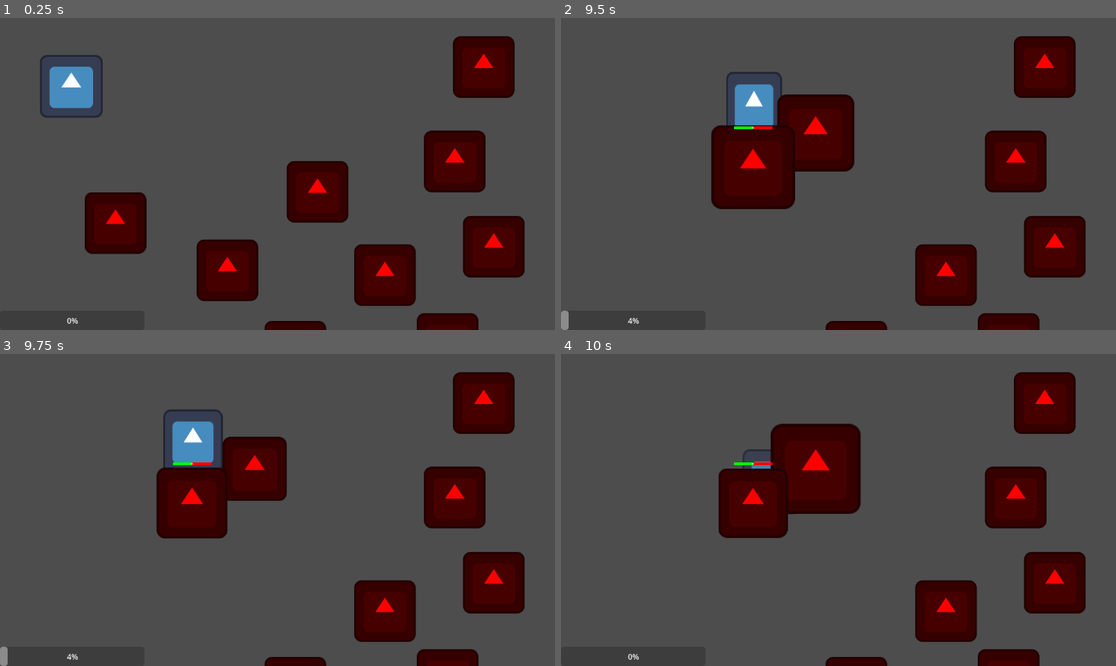
Above: before the commit, frames 1-4 (two rows, left to right).
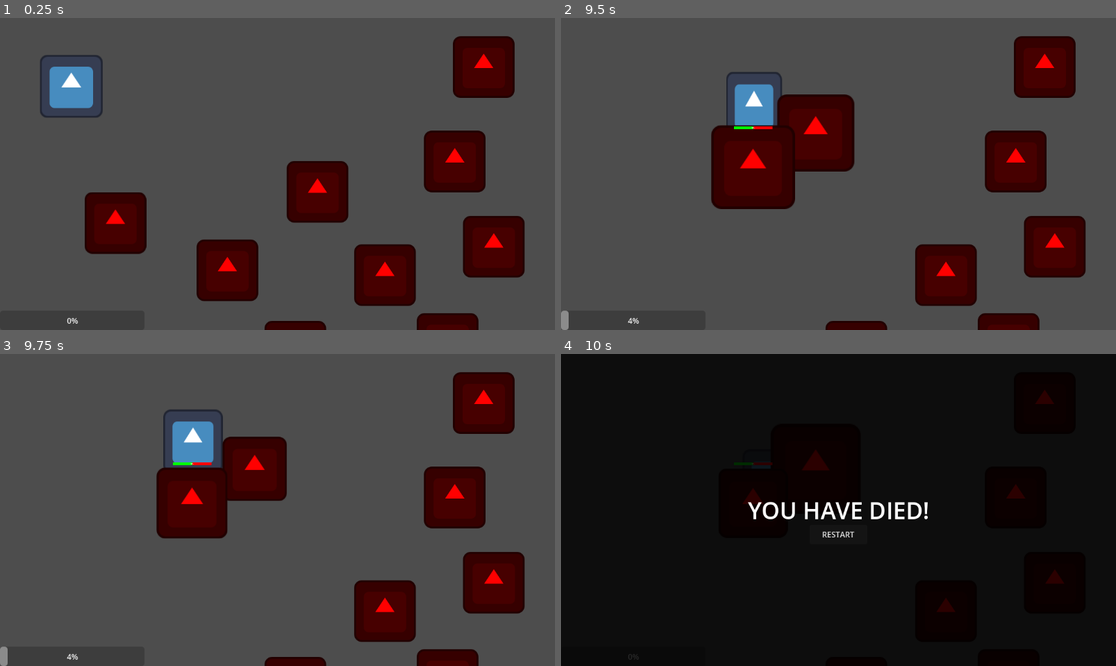
Above: after the commit, the same moments.

Repository: PietPadda/Godot_2D_ARPG
Game: Godot game, scene res://scenes/levels/main.tscn
Same seed, same stepped clock (60 frames per second), same inputs: the game is played once before the commit and once after it. The engine's default icon, where the game draws it, is replaced by a stand-in: a white triangle on a blue panel in a dark square.
Inputs (mouse positions are in pixels of both pictures, inside the frame that each line leads up to):
- Up to frame 1 (0.25 s): no input
- Up to frame 2 (9.5 s): move the mouse to (960, 158) at 0.52 s; hold Space (attack) 0.53-1.28 s; move the mouse to (727, 189) at 1.27 s; click (727, 189) at 1.35 s; move the mouse to (894, 105) at 2.02 s; hold Space (attack) 2.03-2.78 s; move the mouse to (810, 236) at 2.77 s; click (810, 236) at 2.85 s; move the mouse to (1005, 220) at 3.52 s; hold Space (attack) 3.53-4.28 s; move the mouse to (672, 127) at 4.27 s; click (672, 127) at 4.35 s; move the mouse to (866, 174) at 5.02 s; hold Space (attack) 5.03-5.78 s; move the mouse to (755, 96) at 5.77 s; click (755, 96) at 5.85 s; move the mouse to (960, 158) at 6.52 s; hold Space (attack) 6.53-7.28 s; move the mouse to (727, 189) at 7.27 s; click (727, 189) at 7.35 s; move the mouse to (894, 105) at 8.02 s; hold Space (attack) 8.03-8.78 s; move the mouse to (810, 236) at 8.77 s; click (810, 236) at 8.85 s
- Up to frame 3 (9.75 s): move the mouse to (444, 556) at 9.52 s; hold Space (attack) from 9.53 s (still down)
- Up to frame 4 (10 s): keep holding Space (attack)

Frames 1-3 are identical in both runs. In frame 4, 100% of the frame differs, in the area x 0-100%, y 0-100%.

Commit message:
feat(ui): add Game Over screen and restart functionality

Diff:
--- /dev/null
+++ b/scenes/ui/game_over_screen.tscn
@@ -0,0 +1,47 @@
+[gd_scene load_steps=2 format=3 uid="uid://da4lky1eeils4"]
+
+[ext_resource type="Script" uid="uid://8u21mxwqocpf" path="res://scripts/ui/game_over_screen.gd" id="1_dnrai"]
+
+[node name="GameOverScreen" type="CanvasLayer"]
+script = ExtResource("1_dnrai")
+
+[node name="ColorRect" type="ColorRect" parent="."]
+anchors_preset = 15
+anchor_right = 1.0
+anchor_bottom = 1.0
+grow_horizontal = 2
+grow_vertical = 2
+color = Color(0, 0, 0, 0.588235)
+
+[node name="Label" type="Label" parent="."]
+anchors_preset = 8
+anchor_left = 0.5
+anchor_top = 0.5
+anchor_right = 0.5
+anchor_bottom = 0.5
+offset_left = -20.0
+offset_top = -11.5
+offset_right = 20.0
+offset_bottom = 11.5
+grow_horizontal = 2
+grow_vertical = 2
+size_flags_horizontal = 4
+theme_override_font_sizes/font_size = 48
+text = "YOU HAVE DIED!"
+
+[node name="Button" type="Button" parent="."]
+custom_minimum_size = Vector2(120, 40)
+anchors_preset = 8
+anchor_left = 0.5
+anchor_top = 0.5
+anchor_right = 0.5
+anchor_bottom = 0.5
+offset_left = -60.0
+offset_top = 31.0
+offset_right = 60.0
+offset_bottom = 71.0
+grow_horizontal = 2
+grow_vertical = 2
+text = "RESTART"
+
+[connection signal="pressed" from="Button" to="." method="_on_button_pressed"]
--- a/scripts/player/player.gd
+++ b/scripts/player/player.gd
@@ -1,5 +1,8 @@
 # player.gd
 extends CharacterBody2D
+
+# preload scenes to instance
+const GameOverScreen = preload("res://scenes/ui/game_over_screen.tscn")
 
 # get components
 @onready var stats_component: StatsComponent = $StatsComponent
@@ -13,3 +16,8 @@
 func _on_death() -> void:
 	# We tell our state machine to switch to the DeadState.
 	state_machine.change_state("Dead")
+
+	# Create an instance of our Game Over screen.
+	var game_over_instance = GameOverScreen.instantiate()
+	# Add it to the scene tree.
+	add_child(game_over_instance)
--- /dev/null
+++ b/scripts/ui/game_over_screen.gd
@@ -0,0 +1,6 @@
+# game_over_screen.gd
+extends CanvasLayer
+
+func _on_button_pressed() -> void:
+	# This reloads the entire currently active scene.
+	get_tree().reload_current_scene()
Not shown, added: scripts/ui/game_over_screen.gd.uid
